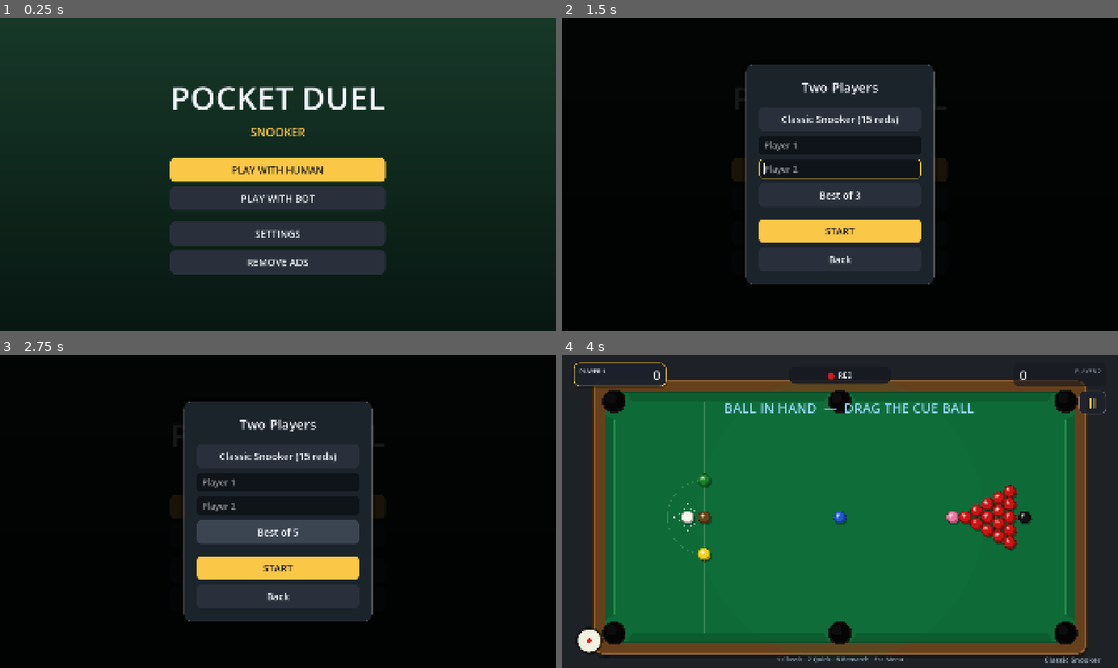
Above: before the commit, frames 1-4 (two rows, left to right).
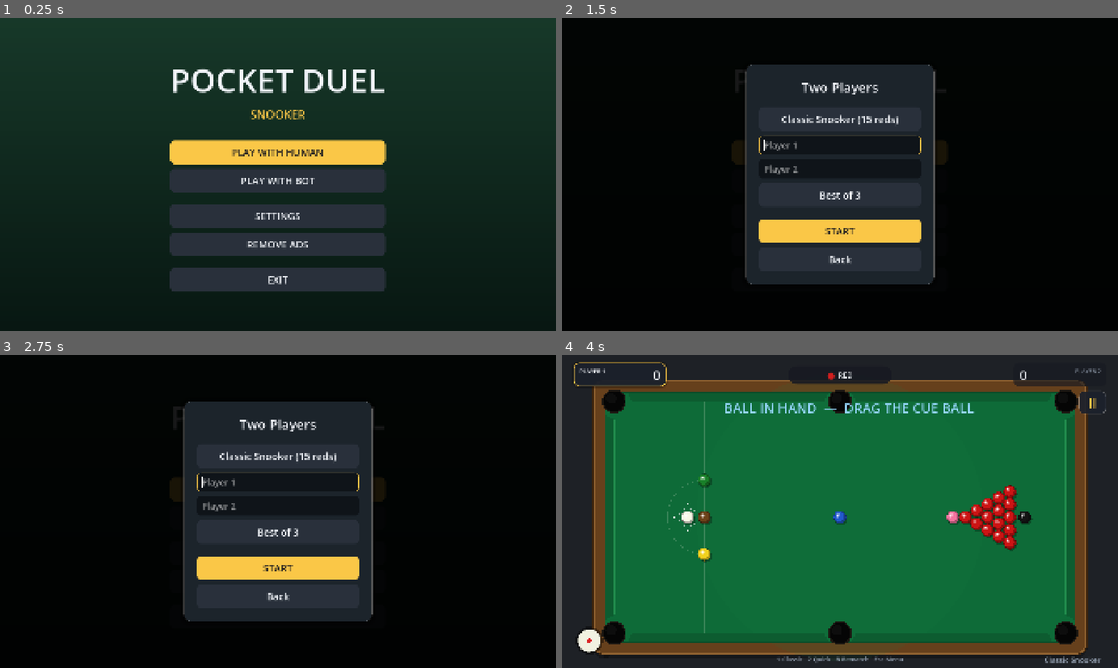
Above: after the commit, the same moments.

Repository: SaadiDK-003/pocket_duel
Game: Godot game, scene res://scenes/main_menu/main_menu.tscn
The game is run twice, just before and just after one commit, with the same random seed, the same clock (stepped at 60 frames per second) and the same inputs.
Inputs:
- Up to frame 1 (0.25 s): no input
- Up to frame 2 (1.5 s): click "PLAY WITH HUMAN" at 0.5 s; click "PLAY WITH HUMAN" at 1.25 s
- Up to frame 3 (2.75 s): click "PLAY WITH BOT" at 2 s
- Up to frame 4 (4 s): click "PLAY WITH BOT" at 2.75 s; click "START" at 3.5 s

The runs differ from the first frame. In frame 1, 15% of the frame differs, in the area x 30-70%, y 16-88%; in frame 2, 0.2%; in frame 3, less than 0.1%; in frame 4, nothing differs.

Commit message:
Add Exit button on the main menu to quit the app
Handy in landscape where swipe-to-close is awkward. Calls get_tree().quit().

Diff:
--- a/scripts/main_menu/main_menu.gd
+++ b/scripts/main_menu/main_menu.gd
@@ -55,6 +55,8 @@
 	_spacer(vb, 8)
 	_button(vb, "SETTINGS", _show_settings, false)
 	_button(vb, "REMOVE ADS", func(): _toast_show("Remove Ads — coming in a later phase"), false)
+	_spacer(vb, 8)
+	_button(vb, "EXIT", func(): get_tree().quit(), false)
 
 	_toast = Label.new()
 	_toast.set_anchors_and_offsets_preset(Control.PRESET_CENTER_BOTTOM)
